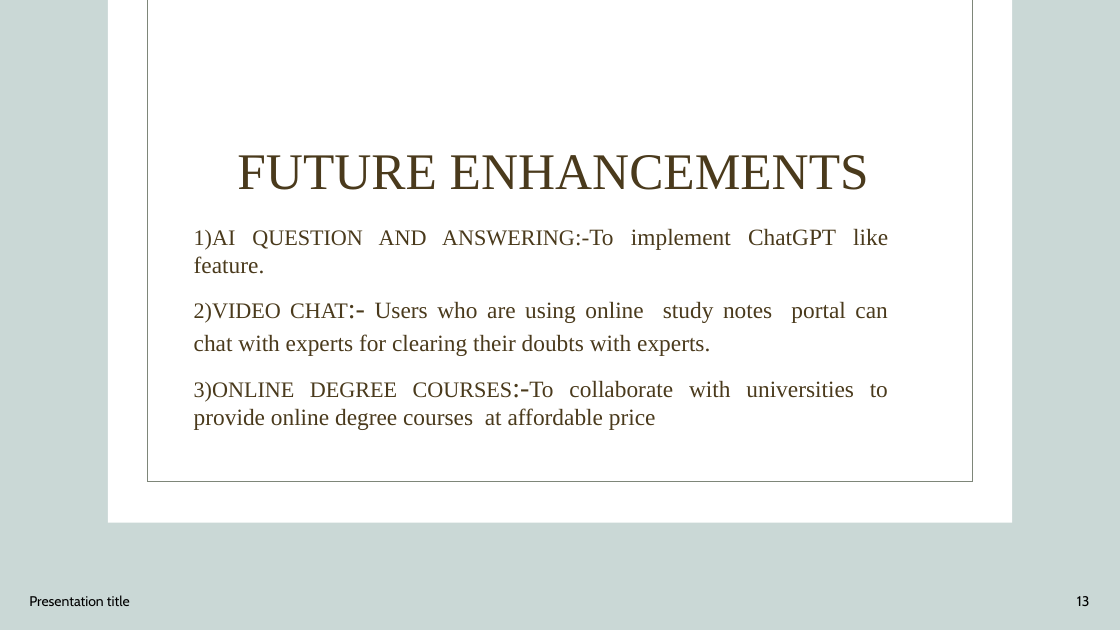
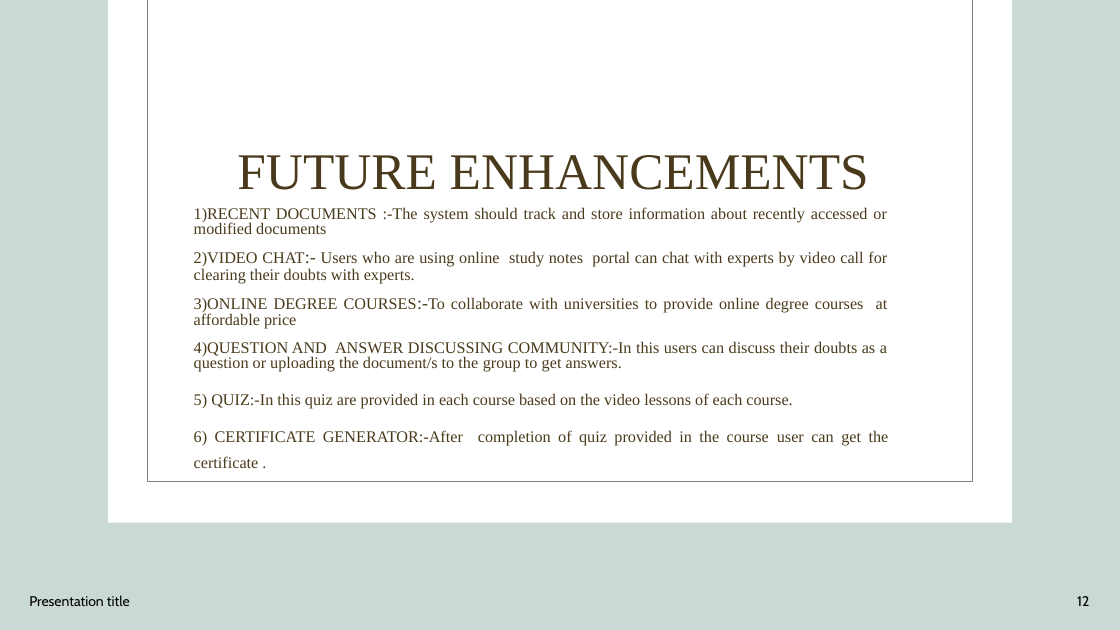
Before and after one commit to hemaprabham/ONLINE-STUDY-NOTES, a slide deck: slide 12 of ONLINE STUDY NOTES PORTAL.pptx (slide 13 before the commit). Drawn at 1120x630 pixels with LibreOffice and Linux fonts; fonts in the diff are those of the drawing; background and template pictures are left out. Boxes give left, top, right and bottom in pixels: in the first picture for what was removed or moved away, otherwise in the second. Text is boxed around its words. In the diff, an @@ line names an element or a change of style, - is before the commit and + after.

```diff
--- a/ONLINE STUDY NOTES PORTAL.pptx
+++ b/ONLINE STUDY NOTES PORTAL.pptx
@@ text "1)RECENT DOCUMENTS :-The system should ...": place and size @@
-text "1)RECENT DOCUMENTS :-The system should ..." at bbox=[194, 228, 888, 430]
+text "1)RECENT DOCUMENTS :-The system should ..." at bbox=[194, 207, 889, 468]
@@ text at bbox=[194, 207, 887, 284]: text changed; size 20 to 13.9 pt @@
-1)AI QUESTION AND ANSWERING:-To implement ChatGPT like feature.
-2)VIDEO CHAT:- Users who are using online study notes portal can chat with experts for clearing their doubts with experts.
+1)RECENT DOCUMENTS :-The system should track and store information about recently accessed or modified documents
+2)VIDEO CHAT:- Users who are using online study notes portal can chat with experts by video call for clearing their doubts with experts.
@@ text at bbox=[194, 297, 888, 329]: size 19 to 13.9 pt in "3)ONLINE DEGREE COURSES:-To"; size 24 to 15.5 pt in "COURSES:-To"; size 20 to 13.9 pt in "COURSES:-To collaborate with universities to provide online ..."; line spacing 1 to 0.8 @@
@@ text at bbox=[194, 341, 889, 468]: paragraphs added @@
+4)QUESTION AND ANSWER DISCUSSING COMMUNITY:-In this users can discuss their doubts as a question or uploading the document/s to the group to get answers.
+5) QUIZ:-In this quiz are provided in each course based on the video lessons of each course.
+6) CERTIFICATE GENERATOR:-After completion of quiz provided in the course user can get the certificate .
@@ page number at bbox=[1077, 596, 1089, 606]: text changed @@
-13
+12
```
Also in this commit, not shown: 2 other slides changed, 1 slide removed, 18 other files.
